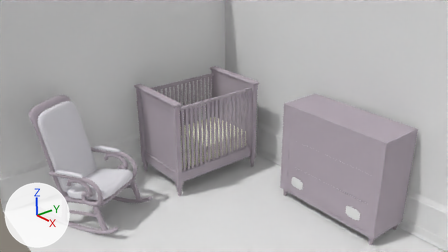
Two versions of the Blender file Assets/models/floor_2/bedroom_e/bedroom_e_furniture.blend, one commit apart.
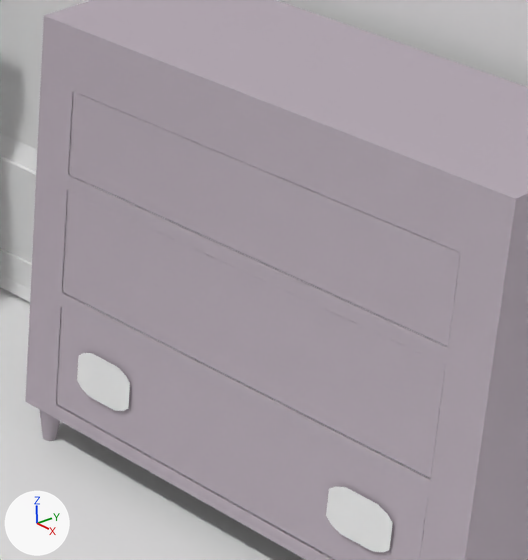
Each version is shown from the file's camera 'Camera', then close up on the part from 61% to 87% of the width and 40% to 88% of the height. The lights are fixed; the arrows at lower left show +X, +Y and +Z.

Names of what the first close-up shows: 'Plane', 'base', 'bedroom_e_floor.001', 'bedroom_e_floor_boards_n1', 'bedroom_e_wall_n', 'drawer_bottom', 'drawer_middle', 'drawer_top'.
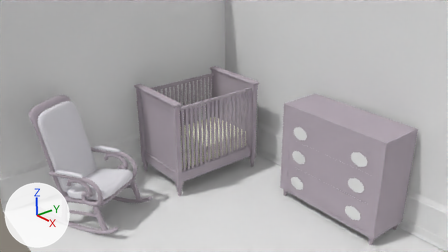
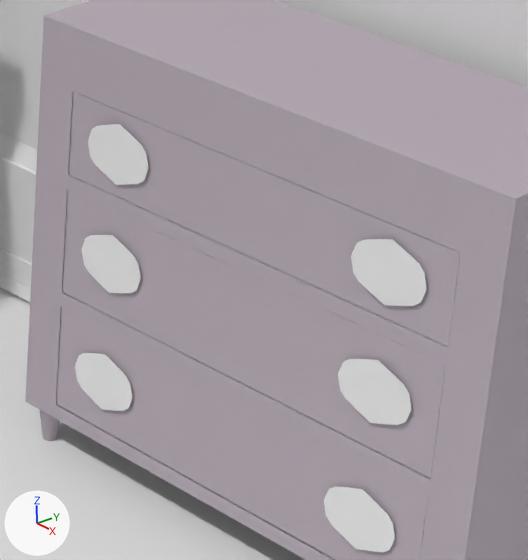
What differs and where, as boxes (x1, y1, x2, y2) in the close-ups (528 x 560 px; the box of a moved part takes in the faces that stretch with it):
'pulls_top', added
    after: (88, 124, 427, 306)
'pulls_middle', added
    after: (81, 235, 411, 425)
'Plane', reshaped
    before: (77, 353, 393, 552)
    after: (75, 353, 395, 552)
part 1 of me_plane_008, moved or reshaped
    both: (115, 376, 345, 524)
part 2 of me_plane_008, moved or reshaped
    both: (89, 388, 373, 551)
part 3 of me_plane_008, moved or reshaped
    before: (77, 356, 393, 550)
    after: (75, 356, 395, 550)
part 4 of me_plane_008, moved or reshaped
    before: (91, 354, 378, 514)
    after: (91, 353, 378, 514)

The change, as a list of edits to the scene's bpy script:
```text
Change me_plane_008:
    where me_plane_008.from_pydata(...)  # 25 vertices, 16 faces; spans x 3.47..5.47, y -0.71..0.71, z 0.0
    used by ob_plane; location = (2.837, 0.299, 0.445); rotation_euler = (1.571, 0.0, 0.0), in degrees (90, 0, 0); scale = (0.132, 0.132, 0.132)
    me_plane_008 part 1
    me_plane_008.vertices[4].co: (3.47, 0.0, 0.0) -> (3.34, 0.0, 0.0)  # pixel (327, 502) -> pixel (323, 500)
    me_plane_008 part 2
    me_plane_008.vertices[5].co: (4.47, -0.71, 0.0) -> (4.47, -0.9, 0.0)  # pixel (356, 542) -> pixel (355, 549)
    me_plane_008 part 3
    me_plane_008.vertices[6].co: (5.47, 0.0, 0.0) -> (5.59, 0.0, 0.0)  # pixel (391, 536) -> pixel (395, 538)
    me_plane_008 part 4
    me_plane_008.vertices[7].co: (4.47, 0.71, 0.0) -> (4.47, 0.9, 0.0)  # pixel (361, 495) -> pixel (362, 489)
Add me_plane_009:
    me_plane_009.from_pydata(...)  # 25 vertices, 16 faces; spans x 3.34..5.59, y -0.9..0.9, z 0.0
    me_plane_009.materials.append(mat_bedroom_e_dresser_pulls)  # its picture is missing
Add ob_pulls_middle:
    ob_pulls_middle = bpy.data.objects.new('pulls_middle', me_plane_009)
    ob_pulls_middle.parent = ob_drawer_middle
    ob_pulls_middle.matrix_parent_inverse = Matrix(((1.198, 0.0, 0.0, -3.399), (0.0, 2.574, 0.0, -1.802), (0.0, 0.0, 4.68, -4.385), (0.0, 0.0, 0.0, 1.0)))
    ob_pulls_middle.location = (2.837, 0.299, 0.944)
    ob_pulls_middle.rotation_euler = (1.571, 0.0, 0.0)  # degrees (90, 0, 0)
    ob_pulls_middle.scale = (0.132, 0.132, 0.132)
    _m = ob_pulls_middle.modifiers.new('Mirror', 'MIRROR')
Add ob_pulls_top:
    ob_pulls_top = bpy.data.objects.new('pulls_top', me_plane_009.copy())
    ob_pulls_top.parent = ob_drawer_top
    ob_pulls_top.matrix_parent_inverse = Matrix(((1.198, 0.0, 0.0, -3.399), (0.0, 2.574, 0.0, -1.802), (0.0, 0.0, 5.974, -8.259), (0.0, 0.0, 0.0, 1.0)))
    ob_pulls_top.location = (2.837, 0.299, 1.387)
    ob_pulls_top.rotation_euler = (1.571, 0.0, 0.0)  # degrees (90, 0, 0)
    ob_pulls_top.scale = (0.132, 0.132, 0.132)
    _m = ob_pulls_top.modifiers.new('Mirror', 'MIRROR')
```
